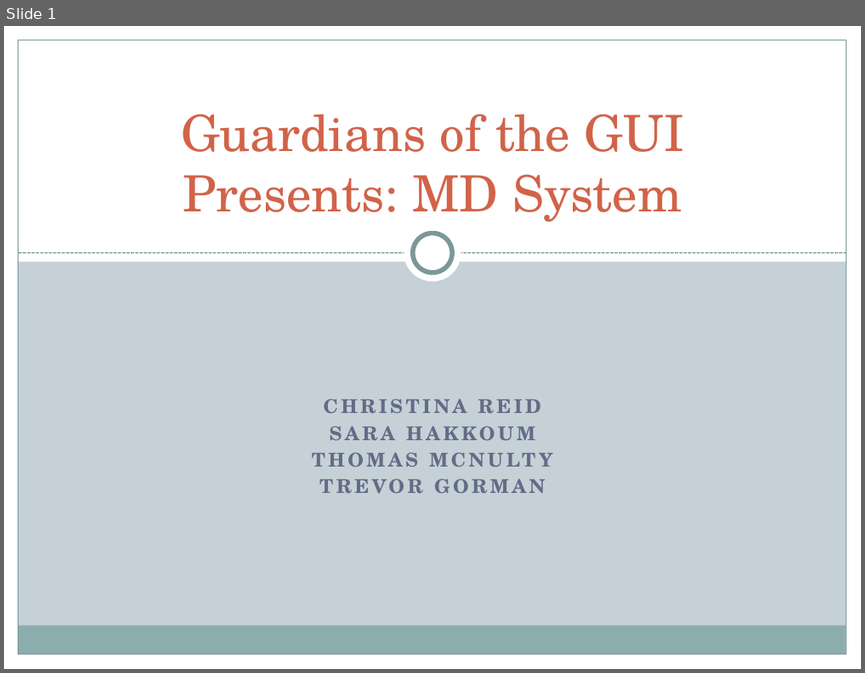
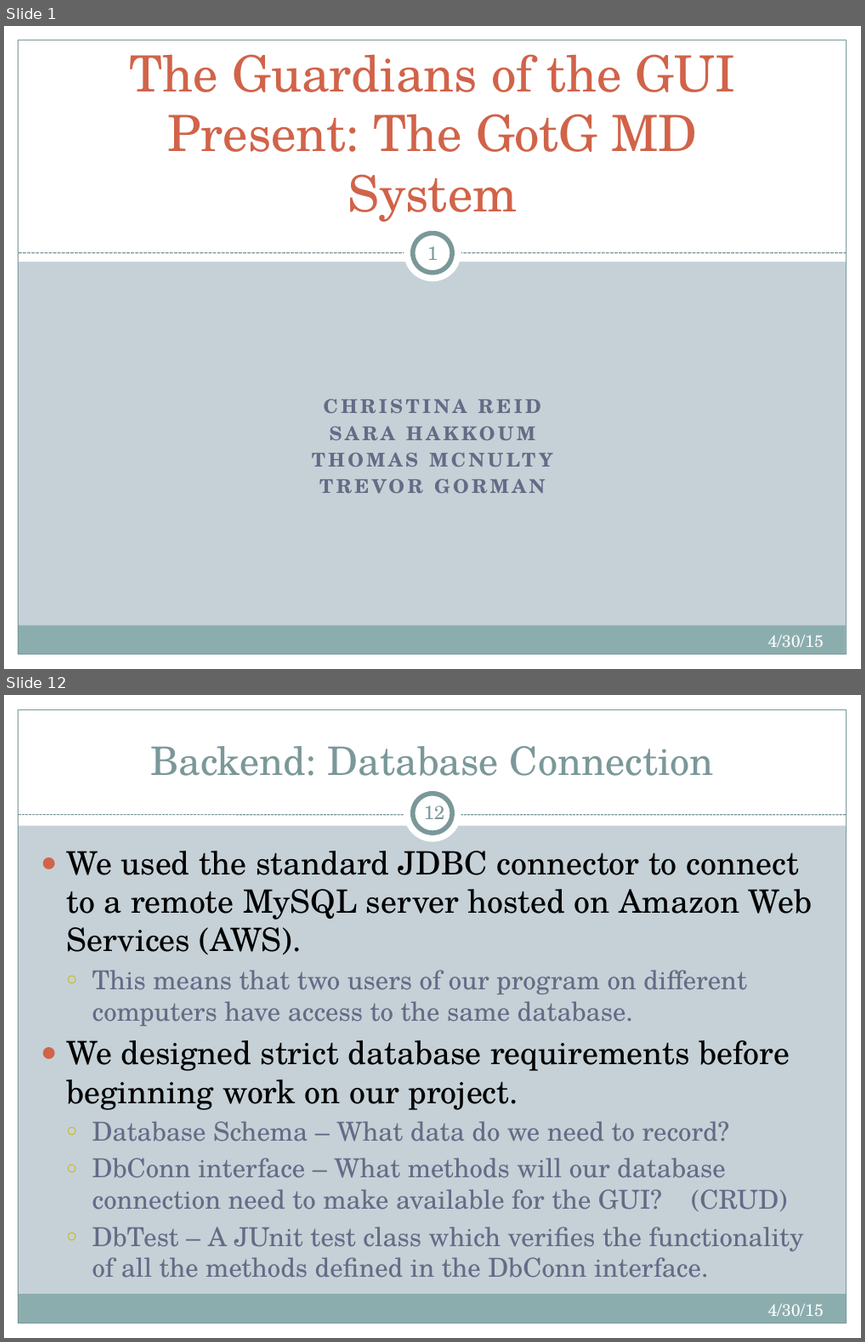
Before and after one commit to tmcnulty14/guardians-md, a slide deck: Guardians of the GUI MD System Presentation.pptx. Shown one above the other, each under a label of ours: slide 1 before the commit, slides 1 and 12 after it; the slides between them are not shown. The pictures are 865x673 and 865x1342 pixels, drawn with LibreOffice and Linux fonts; fonts in the diff are those of the drawing. Boxes give left, top, right and bottom in pixels: in the first picture for what was removed or moved away, otherwise in the second. Text is boxed around its words. In the diff, an @@ line names an element or a change of style, - is before the commit and + after.

```diff
--- a/Guardians of the GUI MD System Presentation.pptx
+++ b/Guardians of the GUI MD System Presentation.pptx
@@ slide 12 added at (4, 695, 861, 1338), background #C5D1D7; not listed: 5 template elements that a slide beside it also shows @@
@@ rectangle added at (4, 695, 861, 825), fill #FFFFFF @@
@@ title added at (150, 746, 714, 776), 33 pt, text #7C999A @@
+Backend: Database Connection
@@ ellipse added at (404, 785, 461, 842), fill #FFFFFF @@
@@ ellipse added at (413, 794, 452, 833), fill #FFFFFF, outline #7C999A 4 pt @@
@@ line added from (18, 815) to (846, 815), #7C999A 0.75 pt dashed @@
@@ page number added at (424, 800, 445, 819), 16 pt, text #7C999A @@
+12
@@ text added at (66, 851, 812, 1277), 22 pt, text #646B86 @@
+● We used the standard JDBC connector to connect to a remote MySQL server hosted on Amazon Web Services (AWS).
+  ○ This means that two users of our program on different computers have access to the same database.
+● We designed strict database requirements before beginning work on our project.
+  ○ Database Schema – What data do we need to record?
+  ○ DbConn interface – What methods will our database connection need to make available for the GUI? (CRUD)
+  ○ DbTest – A JUnit test class which verifies the functionality of all the methods defined in the DbConn interface.
@@ text added at (768, 1303, 823, 1315), 14 pt, text #FFFFFF @@
+4/30/15
@@ slide 1 changed as well @@
@@ title at (130, 54, 736, 222): text changed @@
-Guardians of the GUI
-Presents: MD System
+The Guardians of the GUI Present: The GotG MD System
@@ page number added at (427, 246, 438, 260), 16 pt, text #7C999A @@
+1
@@ text added at (768, 634, 823, 646), 14 pt, text #FFFFFF @@
+4/30/15
```
Also in this commit, not shown: 7 other slides changed, 18 other slides added, 1 other file.
